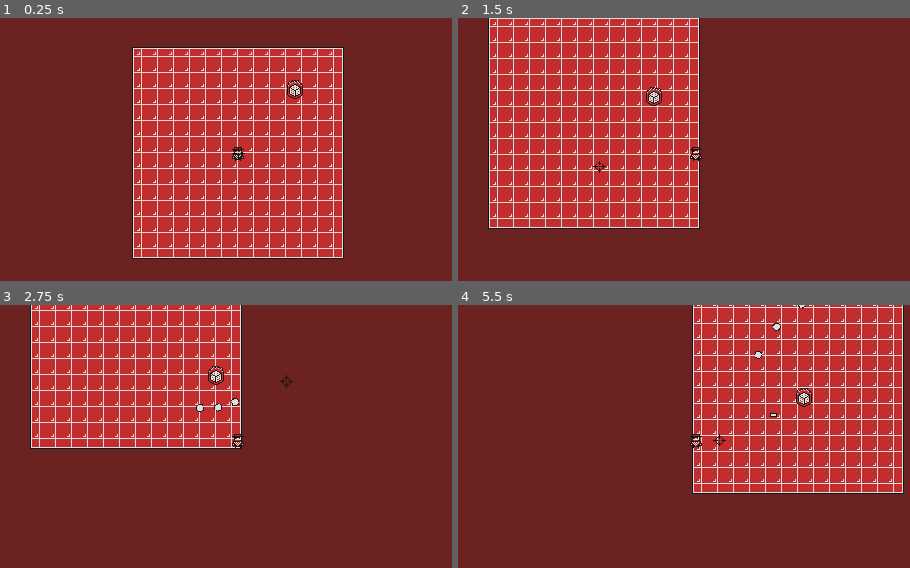
Above: before the commit, frames 1-4 (two rows, left to right).
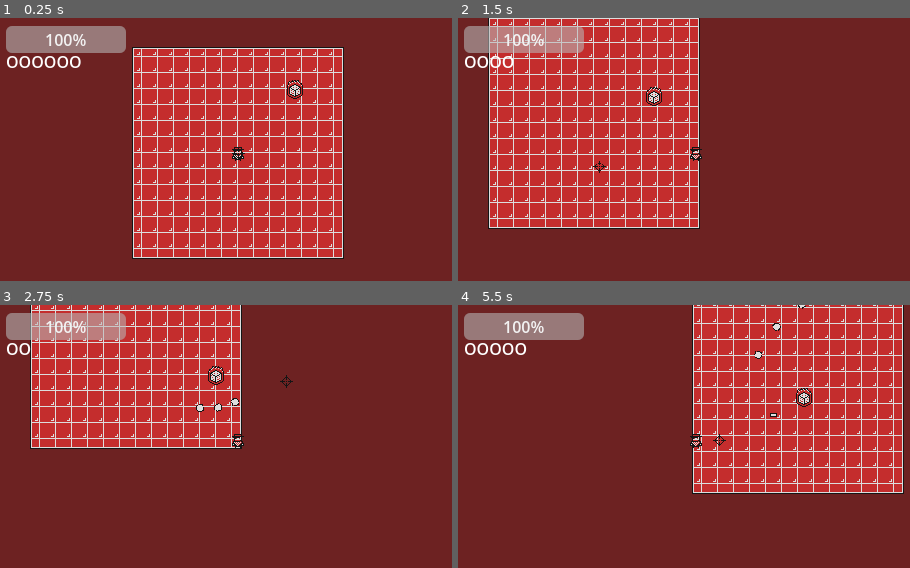
Above: after the commit, the same moments.

Repository: saffron247/lnd-casino
Game: Godot game, scene res://scenes/screens/screen_game.tscn
Same seed, same stepped clock (60 frames per second), same inputs: the game is played once before the commit and once after it.
Inputs (mouse positions are in pixels of both pictures, inside the frame that each line leads up to):
- Up to frame 1 (0.25 s): no input
- Up to frame 2 (1.5 s): move the mouse to (801, 138) at 0.52 s; press the mouse at (801, 138) at 0.53 s; hold D (right) 0.53-1.28 s; move the mouse to (598, 165) at 1.27 s; release the mouse at (598, 165) at 1.28 s; hold S (down) from 1.28 s (still down); click (598, 165) at 1.35 s
- Up to frame 3 (2.75 s): move the mouse to (284, 381) at 2.02 s; release S (down) at 2.03 s; press the mouse at (284, 381) at 2.03 s; hold D (right) from 2.03 s (still down)
- Up to frame 4 (5.5 s): move the mouse to (670, 494) at 2.77 s; release D (right) at 2.78 s; release the mouse at (670, 494) at 2.78 s; hold W (up) 2.78-3.53 s; click (670, 494) at 2.85 s; move the mouse to (842, 481) at 3.52 s; press the mouse at (842, 481) at 3.53 s; hold A (left) 3.53-5.03 s; move the mouse to (552, 399) at 4.27 s; release the mouse at (552, 399) at 4.28 s; click (552, 399) at 4.35 s; move the mouse to (720, 439) at 5.02 s; press the mouse at (720, 439) at 5.03 s; hold S (down) from 5.03 s (still down)

The runs differ from the first frame. In frame 1, 3.1% of the frame differs, in the area x 1-28%, y 3-20%; in frame 2, 2.6%; in frame 3, 2.6%; in frame 4, 3.0%.

Commit message:
0.0.5 Combat UI

Diff:
--- a/project.godot
+++ b/project.godot
@@ -8,11 +8,15 @@
 
 config_version=5
 
+[animation]
+
+compatibility/default_parent_skeleton_in_mesh_instance_3d=true
+
 [application]
 
 config/name="LNDCasino"
 run/main_scene="uid://df6ynq6mlrhst"
-config/features=PackedStringArray("4.5", "Forward Plus")
+config/features=PackedStringArray("4.6", "Forward Plus")
 config/icon="res://assets/icon.svg"
 
 [display]
--- a/scenes/entities/enemies/enemy_crapshoot.tscn
+++ b/scenes/entities/enemies/enemy_crapshoot.tscn
@@ -10,7 +10,7 @@
 [sub_resource type="RectangleShape2D" id="RectangleShape2D_1h4fm"]
 size = Vector2(12, 14)
 
-[node name="EnemyCrapshoot" instance=ExtResource("1_6rjfe")]
+[node name="EnemyCrapshoot" unique_id=629152574 instance=ExtResource("1_6rjfe")]
 script = ExtResource("2_sbfi8")
 
 [node name="CollisionBox" parent="." index="0"]
@@ -26,7 +26,7 @@
 texture = ExtResource("3_x5hl5")
 region_rect = Rect2(0, 0, 20, 20)
 
-[node name="ShootTimer" type="Timer" parent="." index="6"]
+[node name="ShootTimer" type="Timer" parent="." index="6" unique_id=817403662]
 process_callback = 0
 wait_time = 2.0
 autostart = true
--- a/scenes/entities/enemy_bullet.tscn
+++ b/scenes/entities/enemy_bullet.tscn
@@ -6,17 +6,16 @@
 [sub_resource type="RectangleShape2D" id="RectangleShape2D_80udl"]
 size = Vector2(4, 4)
 
-[node name="EnemyBullet" type="Area2D"]
+[node name="EnemyBullet" type="Area2D" unique_id=1754662023]
 z_index = 1
 collision_layer = 64
 collision_mask = 5
 script = ExtResource("1_80udl")
 
-[node name="CollisionShape2D" type="CollisionShape2D" parent="."]
+[node name="CollisionShape2D" type="CollisionShape2D" parent="." unique_id=1613109499]
 shape = SubResource("RectangleShape2D_80udl")
 
-[node name="Sprite2D" type="Sprite2D" parent="."]
+[node name="Sprite2D" type="Sprite2D" parent="." unique_id=1711083235]
 texture = ExtResource("2_t0ygs")
 
-[connection signal="area_entered" from="." to="." method="_on_area_entered"]
 [connection signal="body_entered" from="." to="." method="_on_body_entered"]
--- a/scenes/entities/player.tscn
+++ b/scenes/entities/player.tscn
@@ -9,38 +9,44 @@
 [sub_resource type="RectangleShape2D" id="RectangleShape2D_1ie0h"]
 size = Vector2(6, 12)
 
-[node name="Player" type="CharacterBody2D"]
+[node name="Player" type="CharacterBody2D" unique_id=1905243164]
 collision_layer = 2
 collision_mask = 9
 motion_mode = 1
 script = ExtResource("1_08t41")
 
-[node name="CollisionBox" type="CollisionShape2D" parent="."]
+[node name="CollisionBox" type="CollisionShape2D" parent="." unique_id=5966260]
 position = Vector2(0, 5)
 shape = SubResource("RectangleShape2D_08t41")
 
-[node name="HitArea" type="Area2D" parent="."]
+[node name="HitArea" type="Area2D" parent="." unique_id=363673875]
 collision_layer = 4
 collision_mask = 64
 
-[node name="HitBox" type="CollisionShape2D" parent="HitArea"]
+[node name="HitBox" type="CollisionShape2D" parent="HitArea" unique_id=1514012917]
 position = Vector2(0, 1)
 shape = SubResource("RectangleShape2D_1ie0h")
 
-[node name="Sprite2D" type="Sprite2D" parent="."]
+[node name="Sprite2D" type="Sprite2D" parent="." unique_id=1783660382]
 texture = ExtResource("1_ucweq")
 region_enabled = true
 region_rect = Rect2(0, 0, 16, 16)
 
-[node name="Camera2D" type="Camera2D" parent="."]
+[node name="Camera2D" type="Camera2D" parent="." unique_id=1798593139]
 
-[node name="ShootTimer" type="Timer" parent="."]
+[node name="ShootTimer" type="Timer" parent="." unique_id=1838522691]
 wait_time = 0.5
 one_shot = true
 
-[node name="ReloadTimer" type="Timer" parent="."]
+[node name="ReloadTimer" type="Timer" parent="." unique_id=896371145]
 wait_time = 0.75
 one_shot = true
 
+[node name="HitTimer" type="Timer" parent="." unique_id=1178337793]
+wait_time = 0.2
+one_shot = true
+
+[connection signal="area_entered" from="HitArea" to="." method="_on_hit_area_area_entered"]
 [connection signal="timeout" from="ShootTimer" to="." method="_on_shoot_timer_timeout"]
 [connection signal="timeout" from="ReloadTimer" to="." method="_on_reload_timer_timeout"]
+[connection signal="timeout" from="HitTimer" to="." method="_on_hit_timer_timeout"]
--- a/scenes/screens/screen_game.tscn
+++ b/scenes/screens/screen_game.tscn
@@ -1,9 +1,10 @@
-[gd_scene load_steps=8 format=4 uid="uid://df6ynq6mlrhst"]
+[gd_scene format=4 uid="uid://df6ynq6mlrhst"]
 
 [ext_resource type="PackedScene" uid="uid://ch6nkbe1al2lb" path="res://scenes/entities/player.tscn" id="1_lr4bj"]
 [ext_resource type="Texture2D" uid="uid://cv3jcrq53jdtn" path="res://assets/tilesets/tiles_casino.png" id="1_nkoa8"]
 [ext_resource type="PackedScene" uid="uid://ib5dvjc06o27" path="res://scenes/entities/enemies/enemy_crapshoot.tscn" id="3_afsak"]
 [ext_resource type="PackedScene" uid="uid://d0g6xyxi5pnmj" path="res://scenes/gui/cursor_sprite.tscn" id="3_qwan3"]
+[ext_resource type="Script" uid="uid://b1c53rigrkesb" path="res://scripts/gui/hud.gd" id="4_8qaev"]
 
 [sub_resource type="NavigationPolygon" id="NavigationPolygon_qwan3"]
 vertices = PackedVector2Array(98, 98, -98, 98, -98, -98, 98, -98)
@@ -39,28 +40,45 @@
 physics_layer_0/collision_mask = 0
 sources/0 = SubResource("TileSetAtlasSource_lr4bj")
 
-[node name="ScreenGame" type="Node"]
+[node name="ScreenGame" type="Node" unique_id=54031846]
 
-[node name="World" type="Node2D" parent="."]
+[node name="World" type="Node2D" parent="." unique_id=669172211]
 y_sort_enabled = true
 
-[node name="Player" parent="World" instance=ExtResource("1_lr4bj")]
+[node name="Player" parent="World" unique_id=499377368 instance=ExtResource("1_lr4bj")]
 
-[node name="Arena" type="NavigationRegion2D" parent="World"]
+[node name="Arena" type="NavigationRegion2D" parent="World" unique_id=1066046394]
 y_sort_enabled = true
 navigation_polygon = SubResource("NavigationPolygon_qwan3")
 
-[node name="TileMap" type="Node2D" parent="World/Arena"]
+[node name="TileMap" type="Node2D" parent="World/Arena" unique_id=577961063]
 y_sort_enabled = true
 
-[node name="LayerTemp" type="TileMapLayer" parent="World/Arena/TileMap"]
+[node name="LayerTemp" type="TileMapLayer" parent="World/Arena/TileMap" unique_id=2092619416]
 z_index = -1
 tile_map_data = PackedByteArray("AAD6//r/AAABAAAAAAD6//v/AAABAAAAAAD6//z/AAABAAAAAAD6//3/AAABAAAAAAD6//7/AAABAAAAAAD6// …(31504 unchanged characters)…
 tile_set = SubResource("TileSet_qwan3")
 
-[node name="EnemyCrapshoot" parent="World/Arena" instance=ExtResource("3_afsak")]
+[node name="EnemyCrapshoot" parent="World/Arena" unique_id=803128576 instance=ExtResource("3_afsak")]
 position = Vector2(64, -72)
 
-[node name="HUD" type="CanvasLayer" parent="."]
+[node name="HUD" type="CanvasLayer" parent="." unique_id=178087688]
+script = ExtResource("4_8qaev")
 
-[node name="CursorSprite" parent="HUD" instance=ExtResource("3_qwan3")]
+[node name="CursorSprite" parent="HUD" unique_id=37864918 instance=ExtResource("3_qwan3")]
+
+[node name="HealthBar" type="ProgressBar" parent="HUD" unique_id=1013566487]
+offset_left = 8.0
+offset_top = 8.0
+offset_right = 128.0
+offset_bottom = 35.0
+
+[node name="AmmoBar" type="Label" parent="HUD" unique_id=1482932508]
+offset_left = 8.0
+offset_top = 32.0
+offset_right = 105.0
+offset_bottom = 55.0
+text = "OOOOOO "
+
+[connection signal="ammo_updated" from="World/Player" to="HUD" method="_on_player_ammo_updated"]
+[connection signal="health_updated" from="World/Player" to="HUD" method="_on_player_health_updated"]
--- a/scripts/entities/enemy_bullet.gd
+++ b/scripts/entities/enemy_bullet.gd
@@ -19,7 +19,3 @@
 func _on_body_entered(body):
 	if not (body is Enemy):
 		queue_free()
-
-
-func _on_area_entered(_area):
-	queue_free()
--- a/scripts/entities/player.gd
+++ b/scripts/entities/player.gd
@@ -1,6 +1,11 @@
 class_name Player
 extends CharacterBody2D
 ## The player-controlled character.
+
+
+# SIGNALS
+signal health_updated(new_health: int, max_health: int)
+signal ammo_updated(new_ammo: int)
 
 
 # ENUMS
@@ -19,6 +24,9 @@
 # VARIABLES
 var state := State.FREE  ## Current state.
 var base_speed = 150  ## Base movement speed.
+var max_health = 10  ## Maximum health.
+var health = max_health  ## Current health.
+var is_invincible = false  ## True if the player can't take damage.
 var max_ammo = 6  ## Maximum ammo.
 var ammo = max_ammo  ## Current ammo.
 @onready var screen_size := get_viewport_rect().size  ## Screen size.
@@ -28,6 +36,9 @@
 func _ready() -> void:
 	# Sets up resize signal
 	get_tree().get_root().size_changed.connect(resize)
+
+	health_updated.emit(max_health, max_health)
+	ammo_updated.emit(max_ammo)
 
 
 ## Triggers on screen resize; ensures attacks are directed correctly.
@@ -78,11 +89,13 @@
 	add_sibling(bullet)
 
 	ammo -= 1
+	ammo_updated.emit(ammo)
 
 
 ## Reloads ammo to max.
 func reload() -> void:
 	ammo = max_ammo
+	ammo_updated.emit(ammo)
 	update_state(State.FREE)
 
 
@@ -96,3 +109,22 @@
 
 func _on_reload_timer_timeout() -> void:
 	reload()
+
+
+func _on_hit_area_area_entered(area: Area2D) -> void:
+	if area is EnemyBullet:
+		area.queue_free()
+		if not is_invincible:
+			health -= 1
+			if health < 1:
+				pass
+			else:
+				is_invincible = true
+				health_updated.emit(health, max_health)
+				$Sprite2D.region_rect.position.y = $Sprite2D.region_rect.size.y
+				$HitTimer.start()
+
+
+func _on_hit_timer_timeout() -> void:
+	is_invincible = false
+	$Sprite2D.region_rect.position.y = 0
--- /dev/null
+++ b/scripts/gui/hud.gd
@@ -0,0 +1,13 @@
+class_name HUD
+extends CanvasLayer
+
+
+func _on_player_health_updated(new_health: int, max_health: int) -> void:
+	$HealthBar.max_value = max_health
+	$HealthBar.value = new_health
+
+
+func _on_player_ammo_updated(new_ammo: int) -> void:
+	$AmmoBar.text = ""
+	for i in range(new_ammo):
+		$AmmoBar.text += "O"
Not shown: 1 places in scenes/entities/enemies/enemy_crapshoot.tscn that only renumber resources
Not shown: 1 places in scenes/entities/enemy_bullet.tscn that only renumber resources
Not shown: 1 places in scenes/entities/player.tscn that only renumber resources
Not shown, added: scripts/gui/hud.gd.uid
